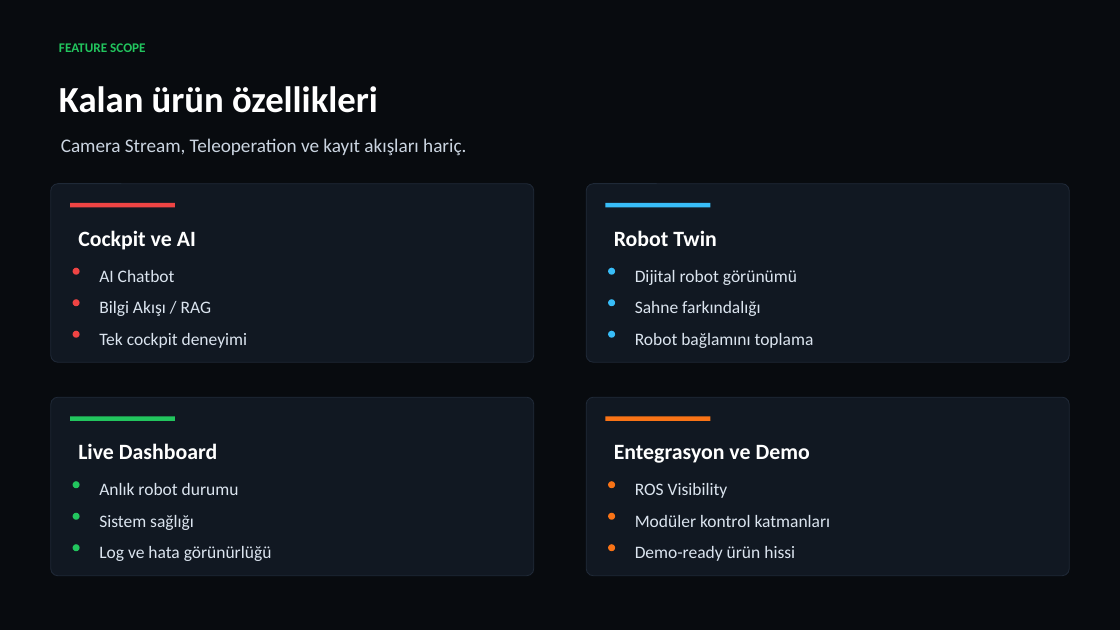
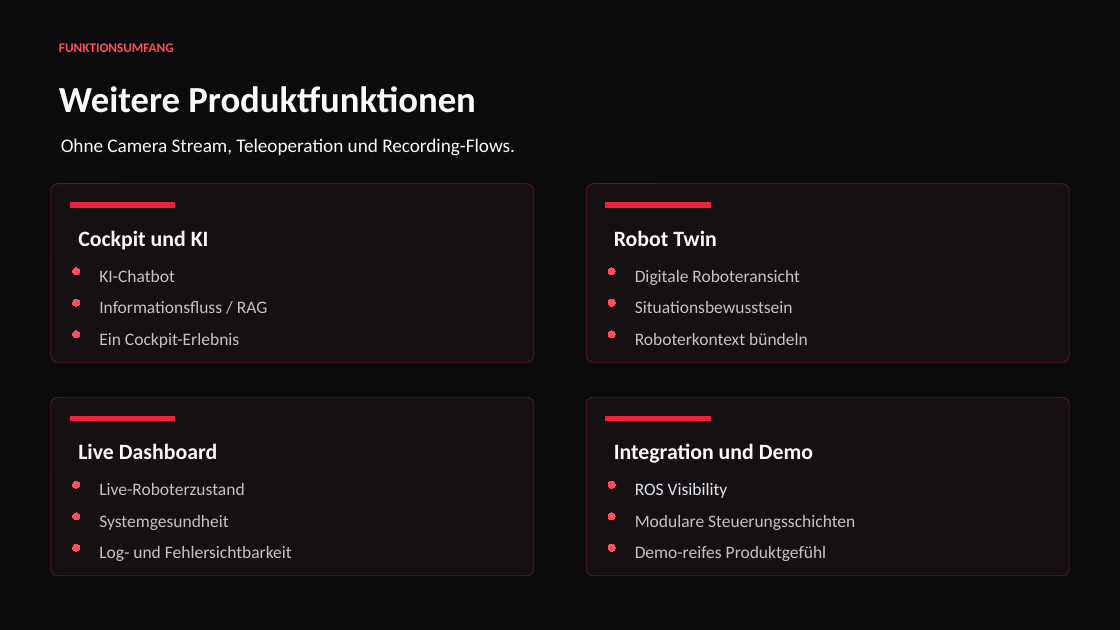
Before and after one commit to cemalhekim/humanoid-robot-gui, a slide deck: slide 4 of docs/presentations/Unitree-H1-Feature-Deck-v2.pptx. Drawn at 1120x630 pixels with LibreOffice and Linux fonts; fonts in the diff are those of the drawing. Boxes give left, top, right and bottom in pixels: in the first picture for what was removed or moved away, otherwise in the second. Text is boxed around its words. In the diff, an @@ line names an element or a change of style, - is before the commit and + after.

Commit message:
Translate Unitree deck to German red theme

```diff
--- a/docs/presentations/Unitree-H1-Feature-Deck-v2.pptx
+++ b/docs/presentations/Unitree-H1-Feature-Deck-v2.pptx
@@ background #080B0F to #050506 @@
@@ rectangle at (0, 0, 1120, 630): fill #080B0F to #0B0B0D; outline none to #0B0B0D 0 pt @@
@@ text at (59, 43, 174, 52): text changed; text colour #22C55E to #FF4D5E @@
-FEATURE SCOPE
+FUNKTIONSUMFANG
@@ text at (59, 86, 476, 113): text changed; text colour #FFFFFF to #F8FAFC @@
-Kalan ürün özellikleri
+Weitere Produktfunktionen
@@ text at (61, 138, 515, 156): text changed; text colour #CBD5E1 to #F8FAFC @@
-Camera Stream, Teleoperation ve kayıt akışları hariç.
+Ohne Camera Stream, Teleoperation und Recording-Flows.
@@ rectangle at (70, 203, 175, 208): fill #EF4444 to #EF233C; outline none to #EF233C 0 pt @@
@@ rectangle at (606, 203, 711, 208): fill #38BDF8 to #EF233C; outline none to #EF233C 0 pt @@
@@ text at (78, 230, 209, 250): text changed; text colour #FFFFFF to #F8FAFC @@
-Cockpit ve AI
+Cockpit und KI
@@ text "Robot Twin" at (614, 230, 717, 246): text colour #FFFFFF to #F8FAFC @@
@@ text at (99, 270, 175, 282): text changed; text colour #DBE4EF to #C7C2C2 @@
-AI Chatbot
+KI-Chatbot
@@ text at (635, 270, 800, 285): text changed; text colour #DBE4EF to #C7C2C2 @@
-Dijital robot görünümü
+Digitale Roboteransicht
@@ text at (99, 301, 267, 313): text changed; text colour #DBE4EF to #C7C2C2 @@
-Bilgi Akışı / RAG
+Informationsfluss / RAG
@@ text at (635, 301, 793, 313): text changed; text colour #DBE4EF to #C7C2C2 @@
-Sahne farkındalığı
+Situationsbewusstsein
@@ fill #EF4444 to #FF4D5E; outline none to #FF4D5E 0 pt in 3 elements at (72, 268, 79, 275), (72, 299, 79, 306), (72, 331, 79, 338) @@
@@ text at (99, 333, 239, 348): text changed; text colour #DBE4EF to #C7C2C2 @@
-Tek cockpit deneyimi
+Ein Cockpit-Erlebnis
@@ fill #38BDF8 to #FF4D5E; outline none to #FF4D5E 0 pt in 3 elements at (608, 268, 615, 275), (608, 299, 615, 306), (608, 331, 615, 338) @@
@@ text at (635, 333, 808, 345): text changed; text colour #DBE4EF to #C7C2C2 @@
-Robot bağlamını toplama
+Roboterkontext bündeln
@@ rectangle at (70, 417, 175, 421): fill #22C55E to #EF233C; outline none to #EF233C 0 pt @@
@@ fill #111822 to #171012; outline #1F2937 0.75 pt to #5B1720 0.75 pt in 4 elements at (50, 184, 534, 362), (586, 184, 1070, 362), (50, 397, 534, 576), (586, 397, 1070, 576) @@
@@ rectangle at (606, 417, 711, 421): fill #F97316 to #EF233C; outline none to #EF233C 0 pt @@
@@ text "Live Dashboard" at (78, 443, 217, 459): text colour #FFFFFF to #F8FAFC @@
@@ text at (614, 443, 813, 463): text changed; text colour #FFFFFF to #F8FAFC @@
-Entegrasyon ve Demo
+Integration und Demo
@@ text at (99, 483, 244, 495): text changed; text colour #DBE4EF to #C7C2C2 @@
-Anlık robot durumu
+Live-Roboterzustand
@@ text at (99, 515, 228, 530): text changed; text colour #DBE4EF to #C7C2C2 @@
-Sistem sağlığı
+Systemgesundheit
@@ text at (635, 515, 855, 530): text changed; text colour #DBE4EF to #C7C2C2 @@
-Modüler kontrol katmanları
+Modulare Steuerungsschichten
@@ fill #22C55E to #FF4D5E; outline none to #FF4D5E 0 pt in 3 elements at (72, 481, 79, 488), (72, 513, 79, 519), (72, 544, 79, 551) @@
@@ text at (99, 546, 292, 561): text changed; text colour #DBE4EF to #C7C2C2 @@
-Log ve hata görünürlüğü
+Log- und Fehlersichtbarkeit
@@ fill #F97316 to #FF4D5E; outline none to #FF4D5E 0 pt in 3 elements at (608, 481, 615, 488), (608, 513, 615, 519), (608, 544, 615, 551) @@
@@ text at (635, 546, 827, 561): text changed; text colour #DBE4EF to #C7C2C2 @@
-Demo-ready ürün hissi
+Demo-reifes Produktgefühl
```
Also in this commit, not shown: 2 other slides changed, 1 slide added, 1 slide removed.
